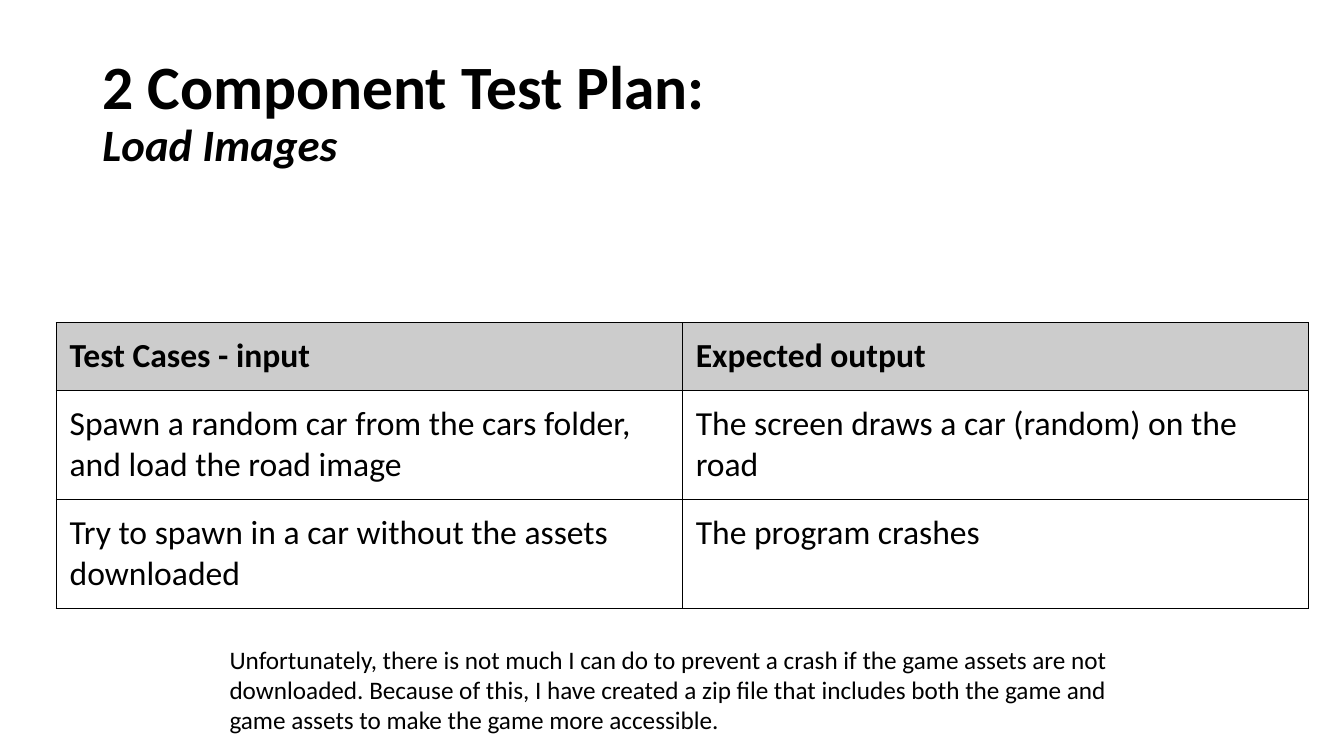
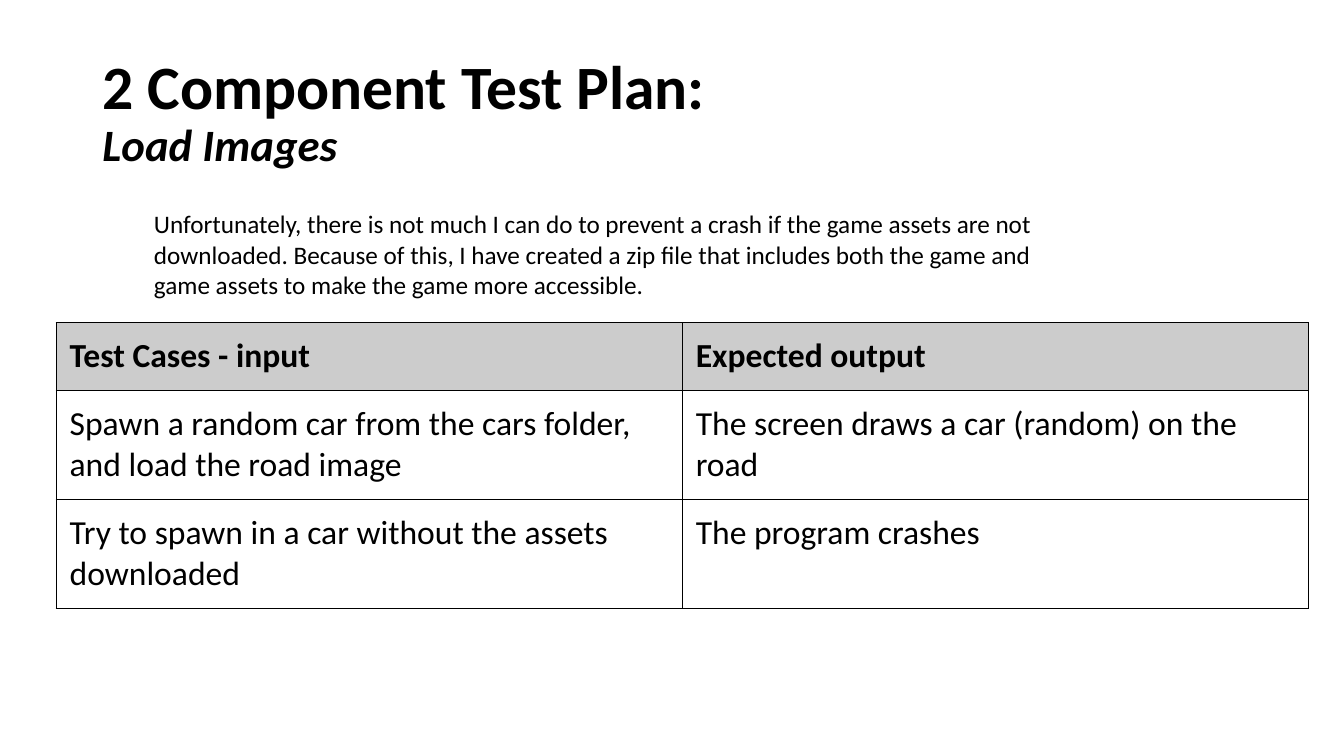
Before and after one commit to Samuel-Burgess/CS-Assesment-Programming, a slide deck: slide 12 of Documentation/3.7 and 3.8 Documentation Samuel Burgess.pptx (slide 11 before the commit). Drawn at 1344x756 pixels with LibreOffice and Linux fonts; fonts in the diff are those of the drawing. Boxes give left, top, right and bottom in pixels: in the first picture for what was removed or moved away, otherwise in the second. Text is boxed around its words. In the diff, an @@ line names an element or a change of style, - is before the commit and + after.

```diff
--- a/Documentation/3.7 and 3.8 Documentation Samuel Burgess.pptx
+++ b/Documentation/3.7 and 3.8 Documentation Samuel Burgess.pptx
@@ text "Unfortunately, there is not much ...": place and size @@
-text "Unfortunately, there is not much ..." at box(230, 651, 1106, 734)
+text "Unfortunately, there is not much ..." at box(154, 215, 1031, 299)
```
Also in this commit, not shown: 4 other slides changed, 8 slides added, 1 slide removed, 6 other files.
